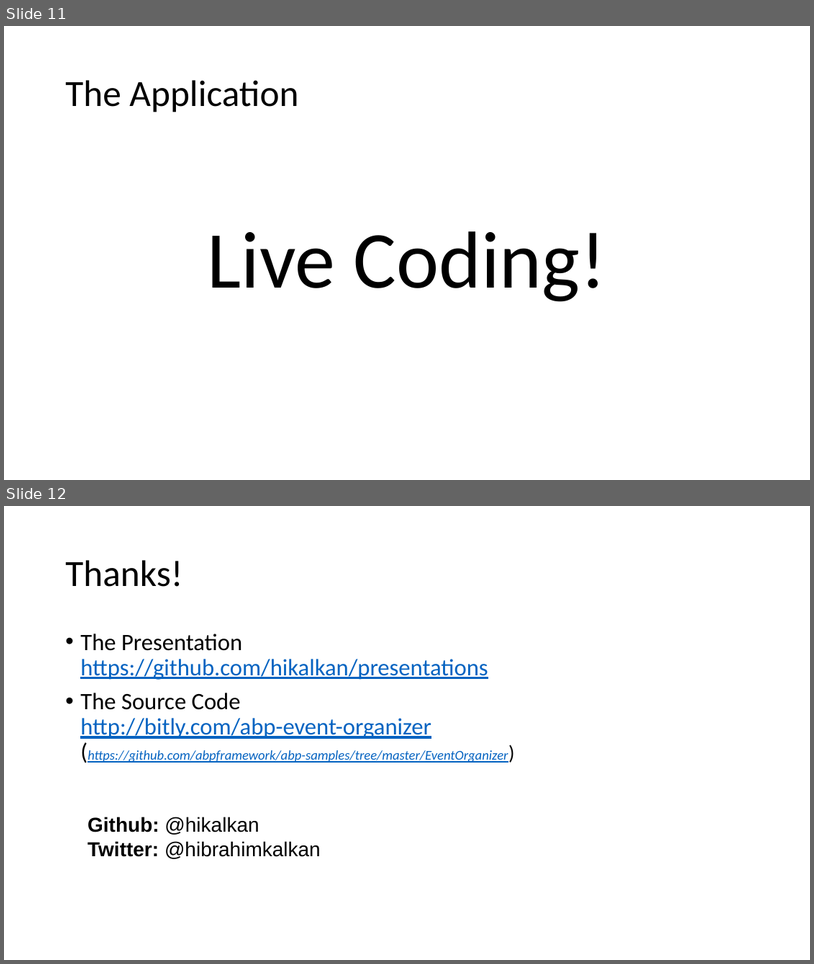
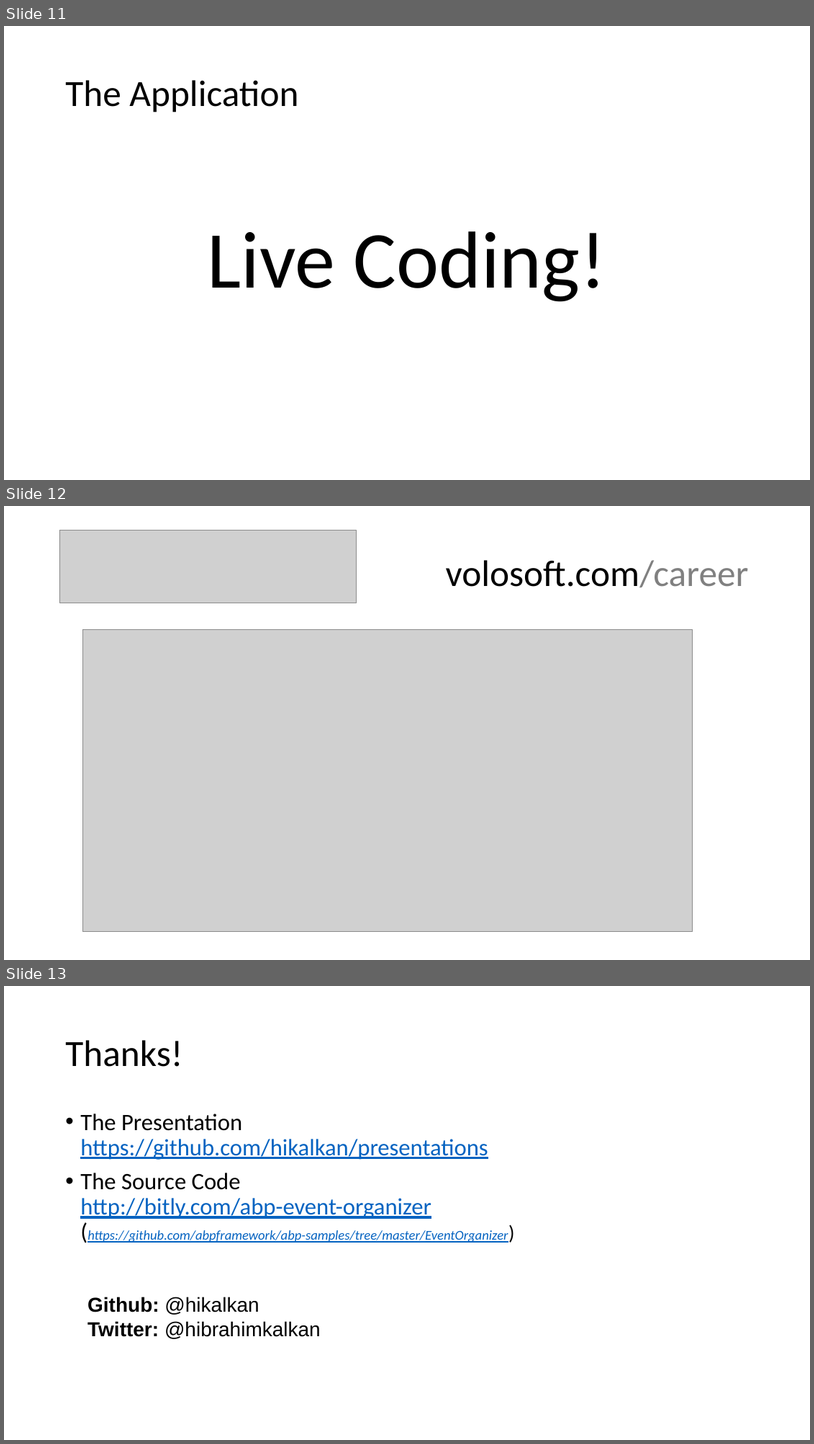
Before and after one commit to hikalkan/presentations, a slide deck: 2020-11-22 DevNot Summit Blazor and ABP/Blazor-Abp-Workshop.pptx. Shown one above the other, each under a label of ours: slides 11 and 12 before the commit, slides 11, 12 and 13 after it. The pictures are 814x964 and 814x1444 pixels, drawn with LibreOffice and Linux fonts; fonts in the diff are those of the drawing; grey boxes stand for pictures. Boxes give left, top, right and bottom in pixels: in the first picture for what was removed or moved away, otherwise in the second. Text is boxed around its words. In the diff, an @@ line names an element or a change of style, - is before the commit and + after.

```diff
--- a/2020-11-22 DevNot Summit Blazor and ABP/Blazor-Abp-Workshop.pptx
+++ b/2020-11-22 DevNot Summit Blazor and ABP/Blazor-Abp-Workshop.pptx
@@ slide 12 added at box(4, 506, 810, 960), background #FFFFFF @@
@@ picture added at box(59, 530, 357, 602) @@
@@ title added at box(446, 560, 749, 587), 44 pt, text #000000 @@
+volosoft.com/career
@@ picture added at box(82, 629, 692, 932) @@
@@ what was slide 12 is now slide 13 @@
```
Also in this commit, not shown: 2 slides changed.
